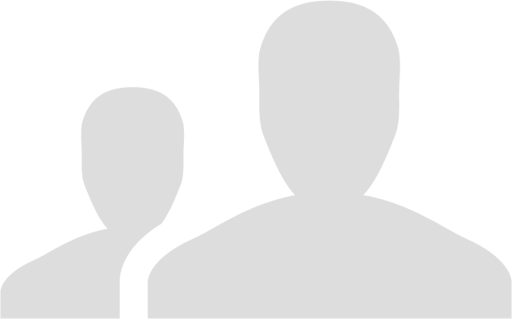
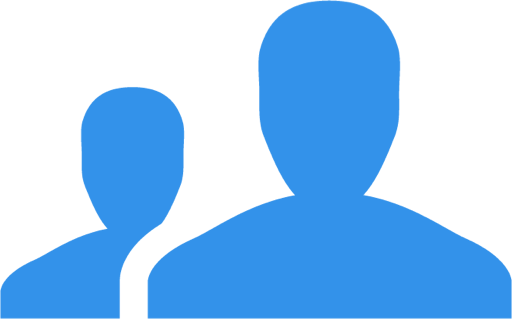
Comparing the layer stacks of the two 512x319 images. Changes:
added layer "Layer 0 copy" above "Layer 0" over [0, 0, 512, 319]
hid "Layer 0" over [0, 0, 512, 319]
